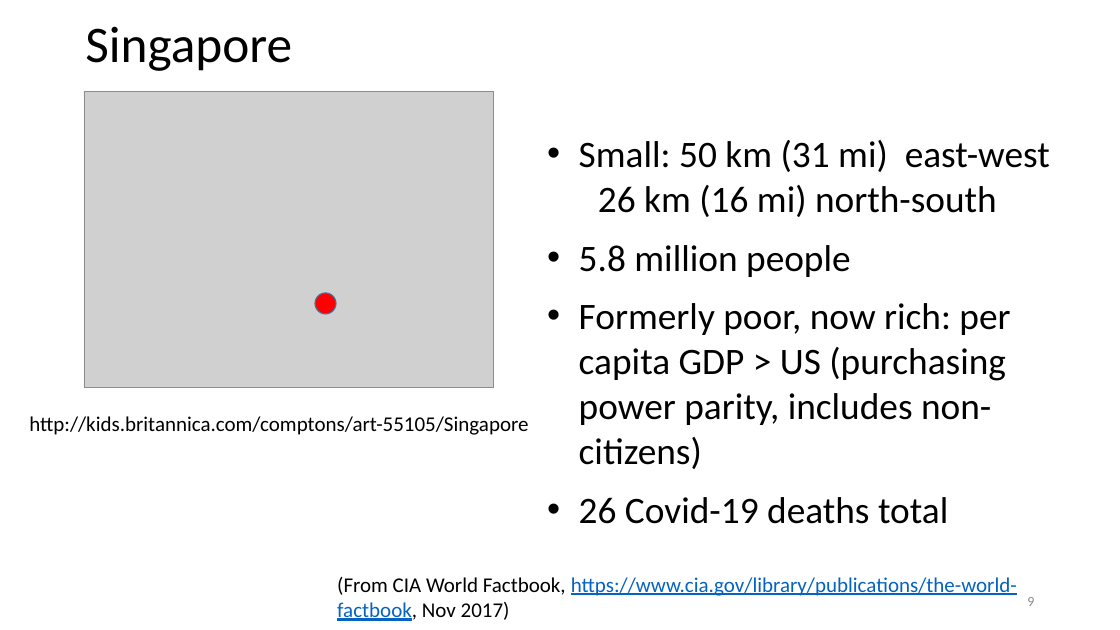
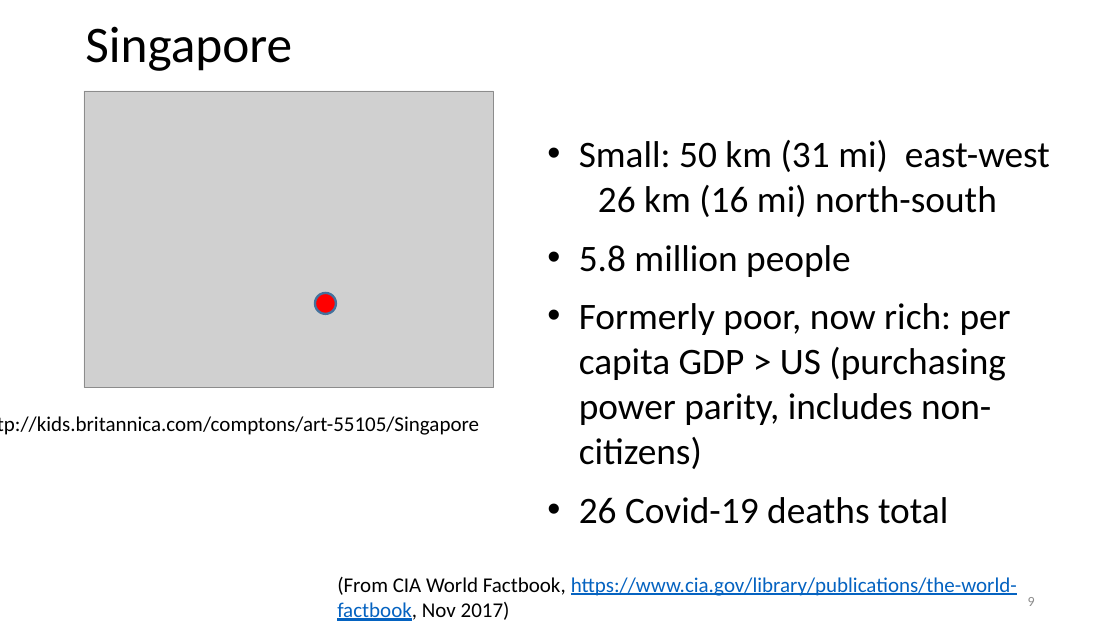
Before and after one commit to steverozen/ISMB.mutsig.tutorial, a slide deck: slide 9 of Tut1.Lecture.0.short.intro.pptx. Drawn at 1120x630 pixels with LibreOffice and Linux fonts; fonts in the diff are those of the drawing; grey boxes stand for pictures. Boxes give left, top, right and bottom in pixels: in the first picture for what was removed or moved away, otherwise in the second. Text is boxed around its words. In the diff, an @@ line names an element or a change of style, - is before the commit and + after.

```diff
--- a/Tut1.Lecture.0.short.intro.pptx
+++ b/Tut1.Lecture.0.short.intro.pptx
@@ ellipse at (315,293,336,314): outline #43739E 1 pt to #43739E 2 pt @@
@@ text "http://kids.britannica.com/comptons/art-55105/Singapore" rewrapped from (29,416,528,435) to (0,416,479,435) @@
```
Also in this commit, not shown: 11 other slides changed, 3 slides added.
